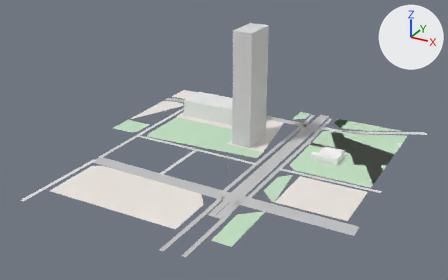
The glTF model white-model-six-districts/chunks/122_69_high.glb, before and after one commit.
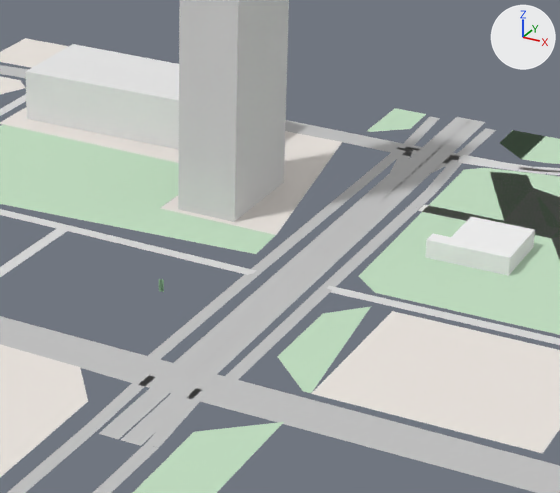
Each version is shown whole from a 50 mm lens placed at (1711.0, 15392.0, 424.0), pointed at (1265.0, 16204.0, 18.0), then close up on the part from 39% to 79% of the width and 28% to 84% of the height. The lights are fixed; the arrows at upper right show +X, +Y and +Z. The last two pictures show the newer version. Vertices at exactly the same position are counted once.

Before the edit, the objects in view are built like this:
```python
me_mesh_0 = bpy.data.meshes.new('Mesh_0')
me_mesh_0.from_pydata(...)  # 397 vertices, 247 faces; spans x 997.0..1531.0, y 15948.0..16513.0, z -31.0..175.0
me_mesh_0.materials.append(mat_material_0)
ob_mesh_0 = bpy.data.objects.new('Mesh_0', me_mesh_0)
ob_mesh_0.location = (0.0, 0.0, 0.0)
```
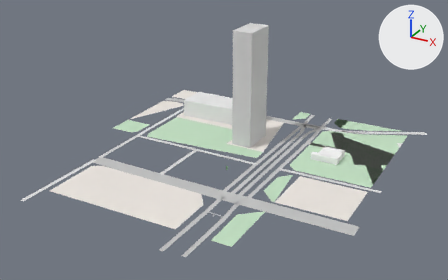
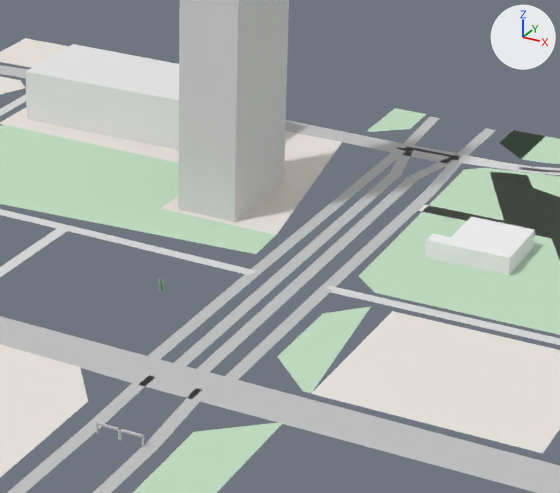
What changed in the scene script:
```text
Change me_mesh_0:
    used by ob_mesh_0; location = (0.0, 0.0, 0.0)
    remove me_mesh_0.from_pydata(...)  # 397 vertices, 247 faces; spans x 997.0..1531.0, y 15948.0..16513.0, z -31.0..175.0
    add me_mesh_0.from_pydata(...)  # 437 vertices, 303 faces; spans x 997.0..1531.0, y 15948.0..16513.0, z -31.0..175.0
    me_mesh_0 part 1: the loose piece of 8 vertices spanning x 1233.0..1269.0, y 16292.0..16356.0, z -31.0..175.0 is copied, and the copy is scaled about its middle by (-0.34, -0.0156, 0.00485), then moved by (73.0, -269.0, -98.0); it spans x 1318.0..1330.0, y 16055.0..16056.0, z -26.0..-25.0
    me_mesh_0 part 2: the loose piece of 8 vertices spanning x 1233.0..1269.0, y 16292.0..16356.0, z -31.0..175.0 is copied, and the copy is scaled about its middle by (-0.34, -0.0156, 0.00485), then moved by (85.0, -269.0, -98.0); it spans x 1330.0..1342.0, y 16055.0..16056.0, z -26.0..-25.0
    me_mesh_0 part 3
    4 vertices are removed from x 1320.0..1339.0, y 16505.0, z -31.0
    4 faces are deleted
    12 vertices are added at x 1318.0..1342.0, y 16055.0..16056.0, z -30.0..-25.0
    8 new vertices lie (0.0, 0.0, 5.0) away from vertices in x 1319.0..1341.0, y 16055.0..16056.0, z -30.0
    30 new faces join them
    other edits to the shape of me_mesh_0 do not show in these pictures
```

Location of each change, (x1, y1, x2, y2) in pixels of the close-ups (560 x 493 px):
part 1 of me_mesh_0, added
    after: (97, 422, 119, 431)
part 2 of me_mesh_0, added
    after: (119, 429, 143, 437)
part 3 of me_mesh_0, cut back
    before: (99, 117, 485, 446)
    after: (96, 422, 144, 446)
